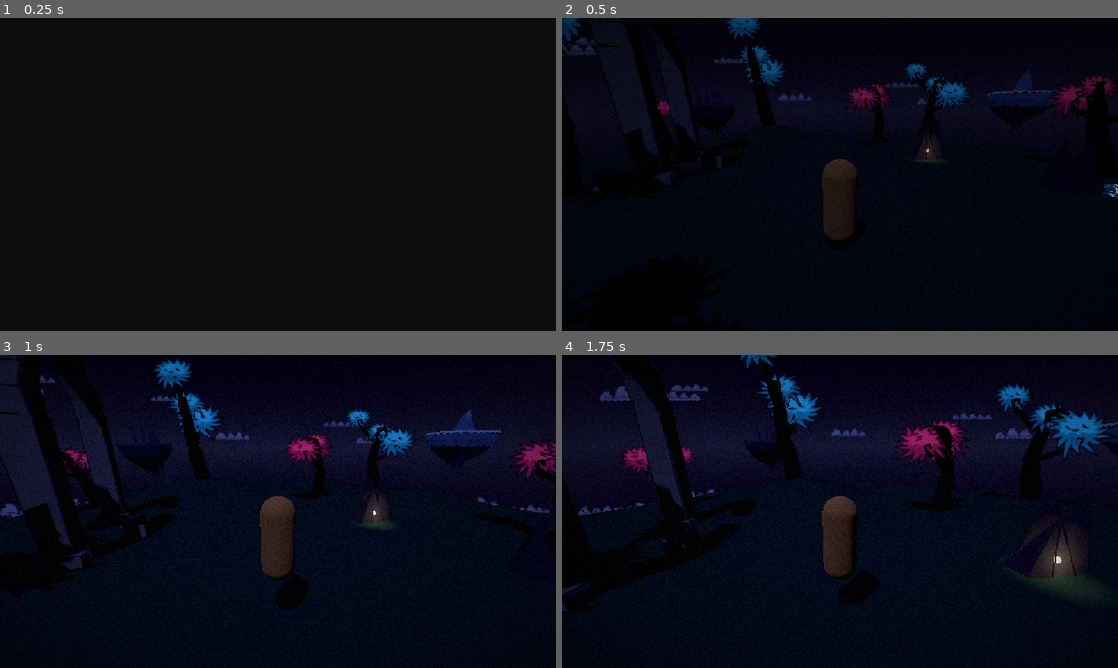
Above: before the commit, frames 1-4 (two rows, left to right).
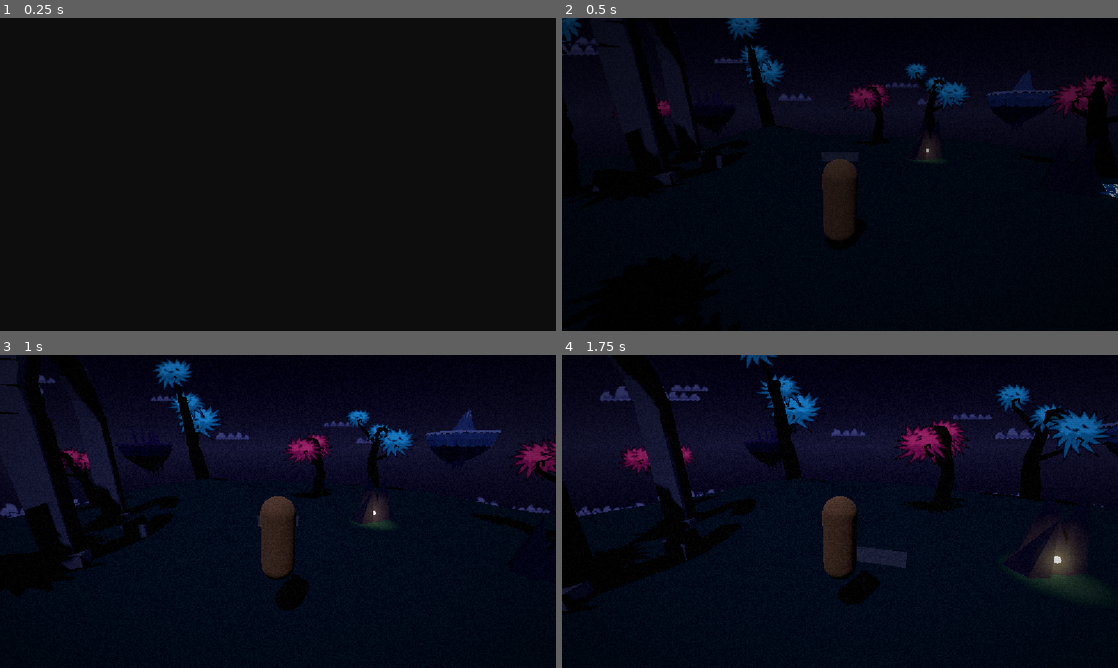
Above: after the commit, the same moments.

Repository: JackVoltaire/Dhull-Garden
Game: Godot game, scene res://scenes/main/main.tscn
Same seed, same stepped clock (60 frames per second), same inputs: the game is played once before the commit and once after it.
Inputs (mouse positions are in pixels of both pictures, inside the frame that each line leads up to):
- Up to frame 1 (0.25 s): no input
- Up to frame 2 (0.5 s): no input
- Up to frame 3 (1 s): tap Enter at 0.5 s; move the mouse to (305, 511) at 0.52 s; hold W (move_forward) from 0.53 s (still down); hold Space (jump) from 0.53 s (still down)
- Up to frame 4 (1.75 s): keep holding W (move_forward); move the mouse to (812, 511) at 1.27 s; release Space (jump) at 1.28 s; tap E (interact) at 1.35 s; tap Space (jump) at 1.52, 1.55 s

Frame 1 is identical in both runs. In frame 2, 0.1% of the frame differs, in the area x 5-98%, y 3-56%; in frame 3, 0.2%; in frame 4, 0.8%, in the area x 2-100%, y 0-77%.

Commit message:
Draw ink lines in screen space instead of around each model
The inverted-hull outlines were 4 cm thick in the world, so they
vanished a few metres away and the island's edge had none. A full-screen
pass now draws ink along silhouettes and sharp folds from the depth and
normal buffers, the same width on screen at any distance, and fading
with the distance fog.

Co-Authored-By: Claude Opus 5.5 <noreply@anthropic.com>

Diff:
--- a/assets/materials/toon_bark.tres
+++ b/assets/materials/toon_bark.tres
@@ -1,10 +1,7 @@
 [gd_resource type="StandardMaterial3D" format=3]
-
-[ext_resource type="Material" path="res://assets/materials/toon_ink_outline.tres" id="1_ink"]
 
 [resource]
 resource_name = "toon_bark"
-next_pass = ExtResource("1_ink")
 albedo_color = Color(0.09, 0.07, 0.11, 1)
 diffuse_mode = 3
 specular_mode = 2
--- a/assets/materials/toon_grass.tres
+++ b/assets/materials/toon_grass.tres
@@ -1,10 +1,7 @@
 [gd_resource type="StandardMaterial3D" format=3]
-
-[ext_resource type="Material" path="res://assets/materials/toon_ink_outline.tres" id="1_ink"]
 
 [resource]
 resource_name = "toon_grass"
-next_pass = ExtResource("1_ink")
 albedo_color = Color(0.14, 0.22, 0.24, 1)
 diffuse_mode = 3
 specular_mode = 2
--- a/assets/materials/toon_ice.tres
+++ b/assets/materials/toon_ice.tres
@@ -1,10 +1,7 @@
 [gd_resource type="StandardMaterial3D" format=3]
-
-[ext_resource type="Material" path="res://assets/materials/toon_ink_outline.tres" id="1_ink"]
 
 [resource]
 resource_name = "toon_ice"
-next_pass = ExtResource("1_ink")
 albedo_color = Color(0.36, 0.46, 0.66, 1)
 diffuse_mode = 3
 specular_mode = 2
--- a/assets/materials/toon_ink_outline.tres
+++ /dev/null
@@ -1,9 +0,0 @@
-[gd_resource type="StandardMaterial3D" format=3]
-
-[resource]
-resource_name = "toon_ink_outline"
-cull_mode = 1
-shading_mode = 0
-albedo_color = Color(0.07, 0.04, 0.1, 1)
-grow = true
-grow_amount = 0.04
--- a/assets/materials/toon_island_rock.tres
+++ b/assets/materials/toon_island_rock.tres
@@ -1,10 +1,7 @@
 [gd_resource type="StandardMaterial3D" format=3]
-
-[ext_resource type="Material" path="res://assets/materials/toon_ink_outline.tres" id="1_ink"]
 
 [resource]
 resource_name = "toon_island_rock"
-next_pass = ExtResource("1_ink")
 albedo_color = Color(0.2, 0.18, 0.26, 1)
 diffuse_mode = 3
 specular_mode = 2
--- a/assets/materials/toon_rock_dark.tres
+++ b/assets/materials/toon_rock_dark.tres
@@ -1,10 +1,7 @@
 [gd_resource type="StandardMaterial3D" format=3]
-
-[ext_resource type="Material" path="res://assets/materials/toon_ink_outline.tres" id="1_ink"]
 
 [resource]
 resource_name = "toon_rock_dark"
-next_pass = ExtResource("1_ink")
 albedo_color = Color(0.1, 0.08, 0.14, 1)
 diffuse_mode = 3
 specular_mode = 2
--- a/assets/materials/toon_snow.tres
+++ b/assets/materials/toon_snow.tres
@@ -1,10 +1,7 @@
 [gd_resource type="StandardMaterial3D" format=3]
-
-[ext_resource type="Material" path="res://assets/materials/toon_ink_outline.tres" id="1_ink"]
 
 [resource]
 resource_name = "toon_snow"
-next_pass = ExtResource("1_ink")
 albedo_color = Color(0.72, 0.75, 0.86, 1)
 diffuse_mode = 3
 specular_mode = 2
--- a/assets/materials/toon_spooky.tres
+++ b/assets/materials/toon_spooky.tres
@@ -1,10 +1,7 @@
 [gd_resource type="StandardMaterial3D" format=3]
-
-[ext_resource type="Material" path="res://assets/materials/toon_ink_outline.tres" id="1_ink"]
 
 [resource]
 resource_name = "toon_spooky"
-next_pass = ExtResource("1_ink")
 albedo_color = Color(0.3, 0.22, 0.38, 1)
 diffuse_mode = 3
 specular_mode = 2
--- a/assets/materials/toon_stone.tres
+++ b/assets/materials/toon_stone.tres
@@ -1,10 +1,7 @@
 [gd_resource type="StandardMaterial3D" format=3]
-
-[ext_resource type="Material" path="res://assets/materials/toon_ink_outline.tres" id="1_ink"]
 
 [resource]
 resource_name = "toon_stone"
-next_pass = ExtResource("1_ink")
 albedo_color = Color(0.42, 0.39, 0.47, 1)
 diffuse_mode = 3
 specular_mode = 2
--- /dev/null
+++ b/assets/shaders/ink_outlines.gdshader
@@ -0,0 +1,62 @@
+// Ink lines over the whole 3D view, drawn where one thing passes in front of another and where a
+// surface folds sharply. Lines keep the same width on screen at any distance, unlike outlines
+// grown around each model. Use it on a 2x2 QuadMesh that is never culled; it covers the screen
+// by itself (see scenes/environment/ink_outlines.tscn).
+shader_type spatial;
+render_mode unshaded, fog_disabled, shadows_disabled, depth_draw_never, depth_test_disabled, cull_disabled;
+
+uniform sampler2D depth_texture : hint_depth_texture, filter_nearest;
+uniform sampler2D normal_texture : hint_normal_roughness_texture, filter_nearest;
+uniform vec4 ink : source_color = vec4(0.07, 0.04, 0.1, 1.0);
+// Line width in pixels on a screen 1080 pixels tall; it scales with the resolution.
+uniform float line_width : hint_range(0.5, 8.0) = 2.5;
+// How much farther, relative to its distance, the surface behind an edge must be to draw a line.
+uniform float silhouette_gap : hint_range(0.01, 1.0) = 0.1;
+// How sharply, in degrees, a surface must fold to draw a line along the fold.
+uniform float crease_angle : hint_range(1.0, 180.0) = 40.0;
+// Lines fade out between these distances, in meters, like the environment's distance fog.
+uniform float fade_start = 40.0;
+uniform float fade_end = 300.0;
+
+void vertex() {
+	POSITION = vec4(VERTEX.xy, 1.0, 1.0);
+}
+
+void fragment() {
+	vec2 reach = line_width / 1080.0 * vec2(VIEWPORT_SIZE.y / VIEWPORT_SIZE.x, 1.0);
+	vec2 neighbors[4] = { vec2(reach.x, 0.0), vec2(-reach.x, 0.0), vec2(0.0, reach.y), vec2(0.0, -reach.y) };
+
+	// Depth is reversed: 1 at the near plane, 0 for the sky.
+	float center_depth = texture(depth_texture, SCREEN_UV).r;
+	vec3 center_normal = texture(normal_texture, SCREEN_UV).xyz * 2.0 - 1.0;
+	float nearest_depth = center_depth;
+	float neighbor_depth_sum = 0.0;
+	float fold = 0.0;
+	for (int i = 0; i < 4; i++) {
+		// Past the screen's edge, reuse the edge itself, so it doesn't read as a line.
+		vec2 uv = clamp(SCREEN_UV + neighbors[i], vec2(0.0), vec2(1.0));
+		float depth = texture(depth_texture, uv).r;
+		neighbor_depth_sum += depth;
+		nearest_depth = max(nearest_depth, depth);
+		// The sky has no normal to compare with.
+		if (depth > 0.0 && center_depth > 0.0) {
+			vec3 normal = texture(normal_texture, uv).xyz * 2.0 - 1.0;
+			fold = max(fold, 1.0 - dot(center_normal, normal));
+		}
+	}
+
+	// The depth buffer changes evenly across any flat surface, however steeply it's seen, so its
+	// second difference stays at zero there and only jumps where one surface passes in front of
+	// another.
+	float gap = abs(neighbor_depth_sum - 4.0 * center_depth) / max(nearest_depth, 1e-6);
+	float silhouette = smoothstep(silhouette_gap, silhouette_gap * 1.5, gap);
+	float fold_limit = 1.0 - cos(radians(crease_angle));
+	float crease = smoothstep(fold_limit, fold_limit * 1.5, fold);
+
+	vec4 view = INV_PROJECTION_MATRIX * vec4(SCREEN_UV * 2.0 - 1.0, nearest_depth, 1.0);
+	float distance = -view.z / view.w;
+	float fade = 1.0 - smoothstep(fade_start, fade_end, distance);
+
+	ALBEDO = ink.rgb;
+	ALPHA = max(silhouette, crease) * fade * ink.a;
+}
--- /dev/null
+++ b/scenes/environment/ink_outlines.tscn
@@ -0,0 +1,16 @@
+[gd_scene format=3]
+
+[ext_resource type="Shader" path="res://assets/shaders/ink_outlines.gdshader" id="1_shader"]
+
+[sub_resource type="ShaderMaterial" id="ShaderMaterial_ink"]
+render_priority = 0
+shader = ExtResource("1_shader")
+
+[sub_resource type="QuadMesh" id="QuadMesh_screen"]
+material = SubResource("ShaderMaterial_ink")
+size = Vector2(2, 2)
+
+[node name="InkOutlines" type="MeshInstance3D"]
+cast_shadow = 0
+extra_cull_margin = 16384.0
+mesh = SubResource("QuadMesh_screen")
--- a/scenes/levels/dream_island/dream_island.tscn
+++ b/scenes/levels/dream_island/dream_island.tscn
@@ -19,6 +19,7 @@
 [ext_resource type="PackedScene" path="res://scenes/environment/screen_texture.tscn" id="17_screen"]
 [ext_resource type="QuadMesh" path="res://scenes/environment/sun_moon/sun.tres" id="18_sun"]
 [ext_resource type="QuadMesh" path="res://scenes/environment/sun_moon/moon.tres" id="19_moon"]
+[ext_resource type="PackedScene" path="res://scenes/environment/ink_outlines.tscn" id="20_ink"]
 
 [sub_resource type="Gradient" id="Gradient_sky_top"]
 offsets = PackedFloat32Array(0, 0.2, 0.25, 0.33, 0.72, 0.78, 0.86, 1)
@@ -189,6 +190,8 @@
 [node name="ChillyIsland" parent="." instance=ExtResource("16_chilly")]
 transform = Transform3D(0.939693, 0, -0.34202, 0, 1, 0, 0.34202, 0, 0.939693, 68, 10, -72)
 
+[node name="InkOutlines" parent="." instance=ExtResource("20_ink")]
+
 [node name="ScreenTexture" parent="." instance=ExtResource("17_screen")]
 
 [node name="Player" parent="." instance=ExtResource("2_player")]
Not shown, added: assets/shaders/ink_outlines.gdshader.uid
Not shown, changed: README.md
Not shown, changed: tools/link_model_materials.py
